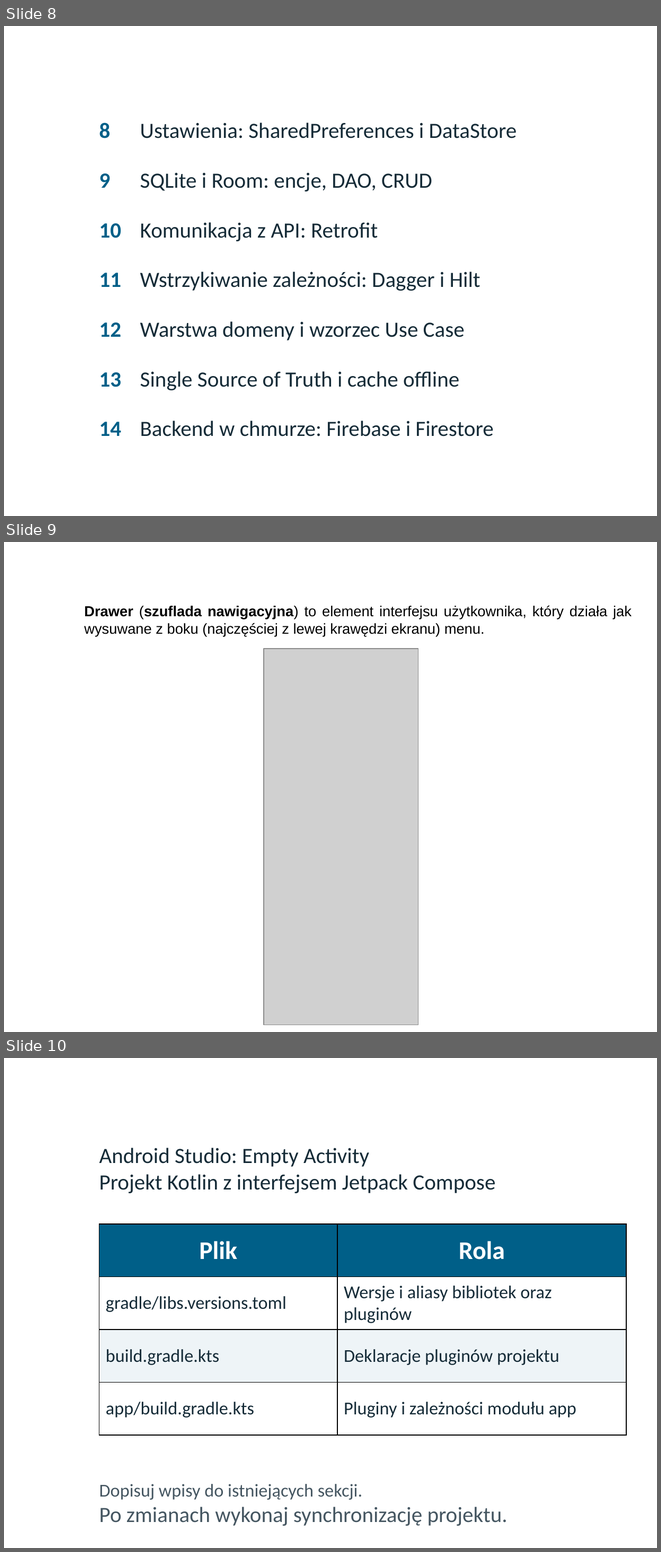
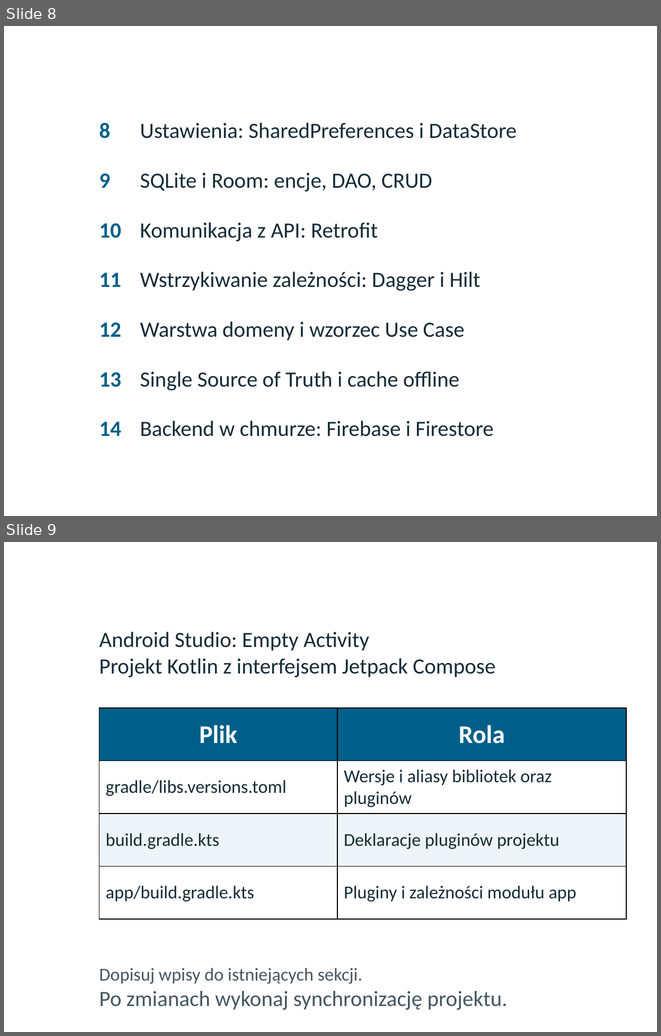
Before and after one commit to RafLew84/ProgUM, a slide deck: PUM2/Aktualne/Wykłady/Wyklad1.pptx. Shown one above the other, each under a label of ours: slides 8, 9 and 10 before the commit, slides 8 and 9 after it. The pictures are 661x1552 and 661x1036 pixels, drawn with LibreOffice and Linux fonts; fonts in the diff are those of the drawing; grey boxes stand for pictures; background and template pictures are left out. Boxes give left, top, right and bottom in pixels: in the first picture for what was removed or moved away, otherwise in the second. Text is boxed around its words. In the diff, an @@ line names an element or a change of style, - is before the commit and + after.

```diff
--- a/PUM2/Aktualne/Wykłady/Wyklad1.pptx
+++ b/PUM2/Aktualne/Wykłady/Wyklad1.pptx
@@ slide 9 removed at bbox=[4, 542, 657, 1032], background picture (left out) @@
@@ text removed at bbox=[84, 606, 632, 637] @@
-Drawer (szuflada nawigacyjna) to element interfejsu użytkownika, który działa jak wysuwane z boku (najczęściej z lewej krawędzi ekranu) menu.
@@ text removed at bbox=[139, 606, 202, 619] @@
-Zaawansowana Nawigacja - Szuflada
@@ picture removed at bbox=[264, 649, 418, 1024] @@
@@ what was slide 10 is now slide 9 @@
```
Also in this commit, not shown: 1 other slide removed, 1 other file.
